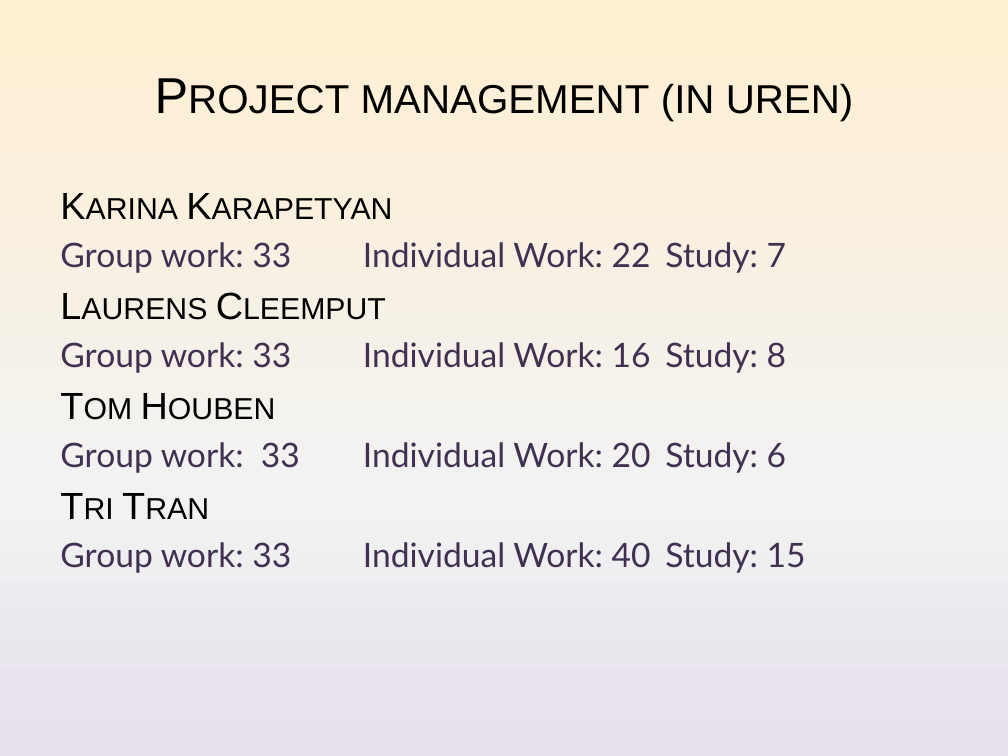
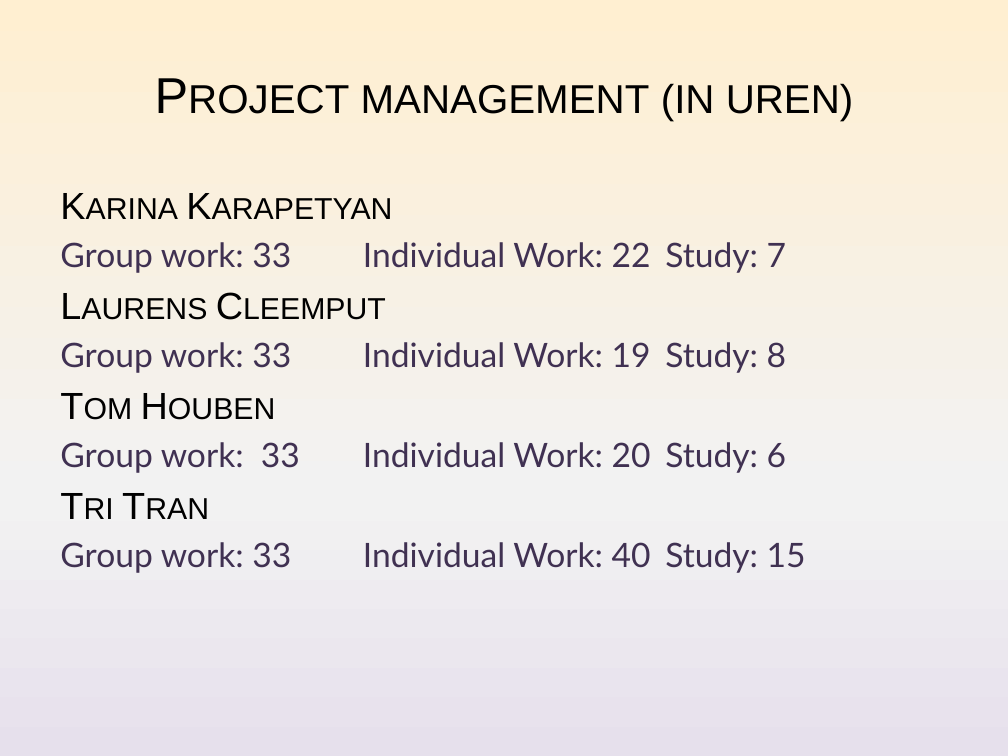
Before and after one commit to Nickelium/Software-Development, a slide deck: slide 16 of presentatie/SWOP Presentatie Inhoud.pptx (slide 7 before the commit). Drawn at 1008x756 pixels with LibreOffice and Linux fonts; fonts in the diff are those of the drawing. Boxes give left, top, right and bottom in pixels: in the first picture for what was removed or moved away, otherwise in the second. Text is boxed around its words. In the diff, an @@ line names an element or a change of style, - is before the commit and + after.

```diff
--- a/presentatie/SWOP Presentatie Inhoud.pptx
+++ b/presentatie/SWOP Presentatie Inhoud.pptx
@@ text at [60,342,786,373]: text changed @@
-Group work: 33 Individual Work: 16 Study: 8
+Group work: 33 Individual Work: 19 Study: 8
```
Also in this commit, not shown: 4 other slides changed, 10 slides added, 1 slide removed, 2 other files.
